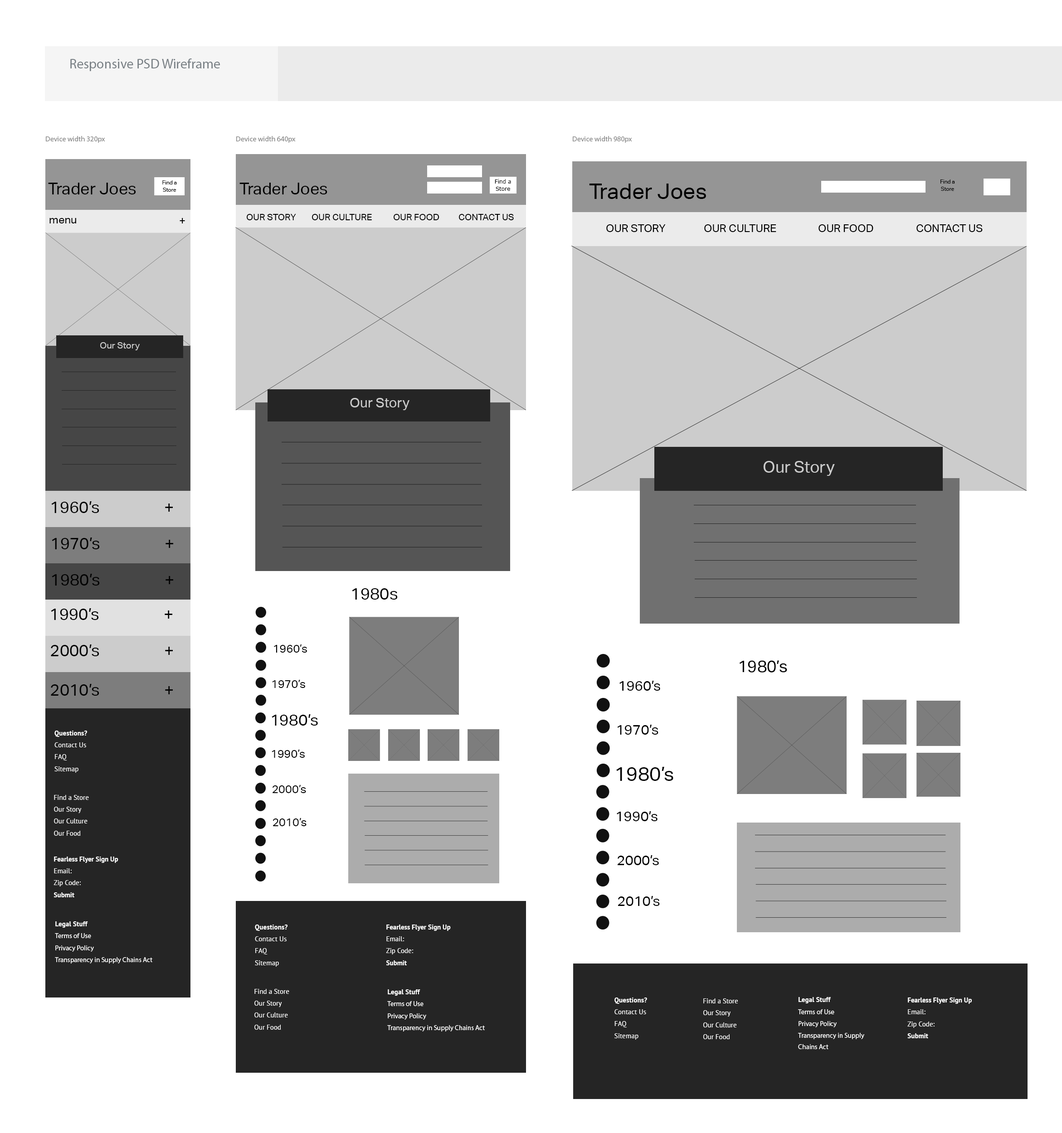
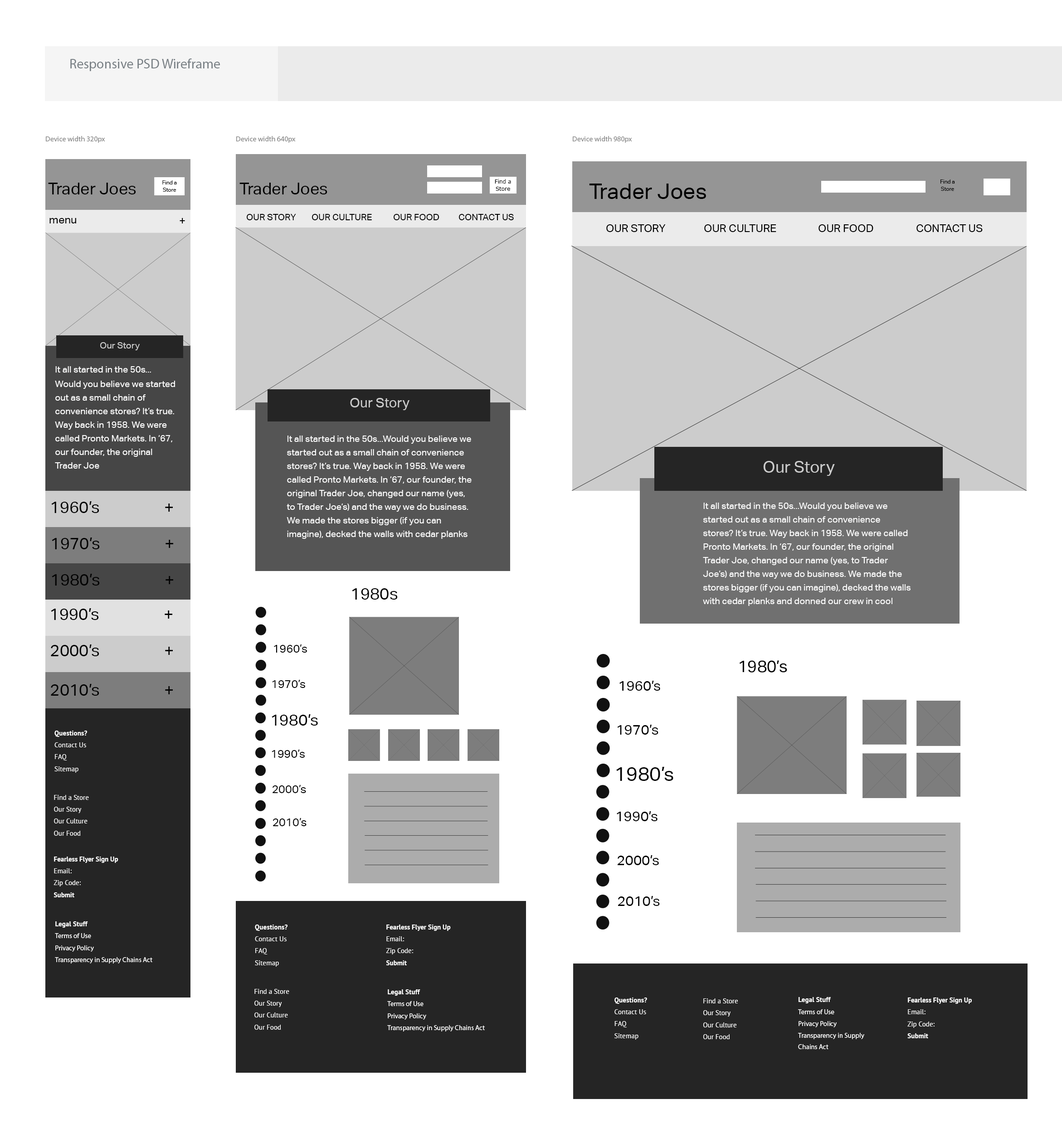
Layers edited between the first and the second 1062×1133 image:
added layer "It all started in the 50s...Would you believe we started out as" (1st of 2, in "980px" › "About") in group "About" over left=702, top=502, right=911, bottom=607
removed layer "About 2" from group "About" over left=693, top=505, right=917, bottom=598
removed layer "About 1" (1st of 2, in "640px" › "About") from group "About" over left=281, top=442, right=482, bottom=548
added layer "It all started in the 50s...Would you believe we started out as" (2nd of 2, in "640px" › "About") in group "About" over left=286, top=435, right=472, bottom=540
removed layer "About 1" (2nd of 2, in "320px" › "About") from group "About" over left=61, top=371, right=177, bottom=465
added layer "It all started in the 50s... Would you believe we started out a" in group "About" over left=54, top=366, right=175, bottom=469
